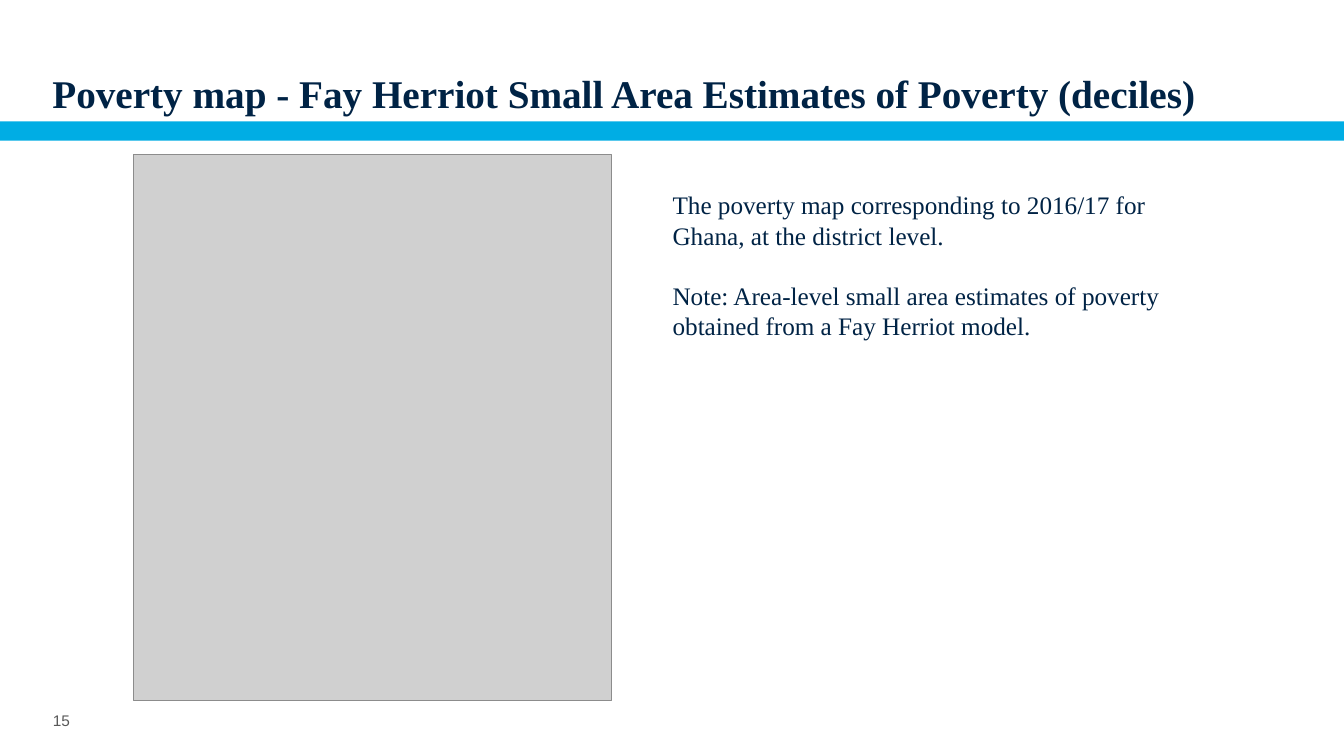
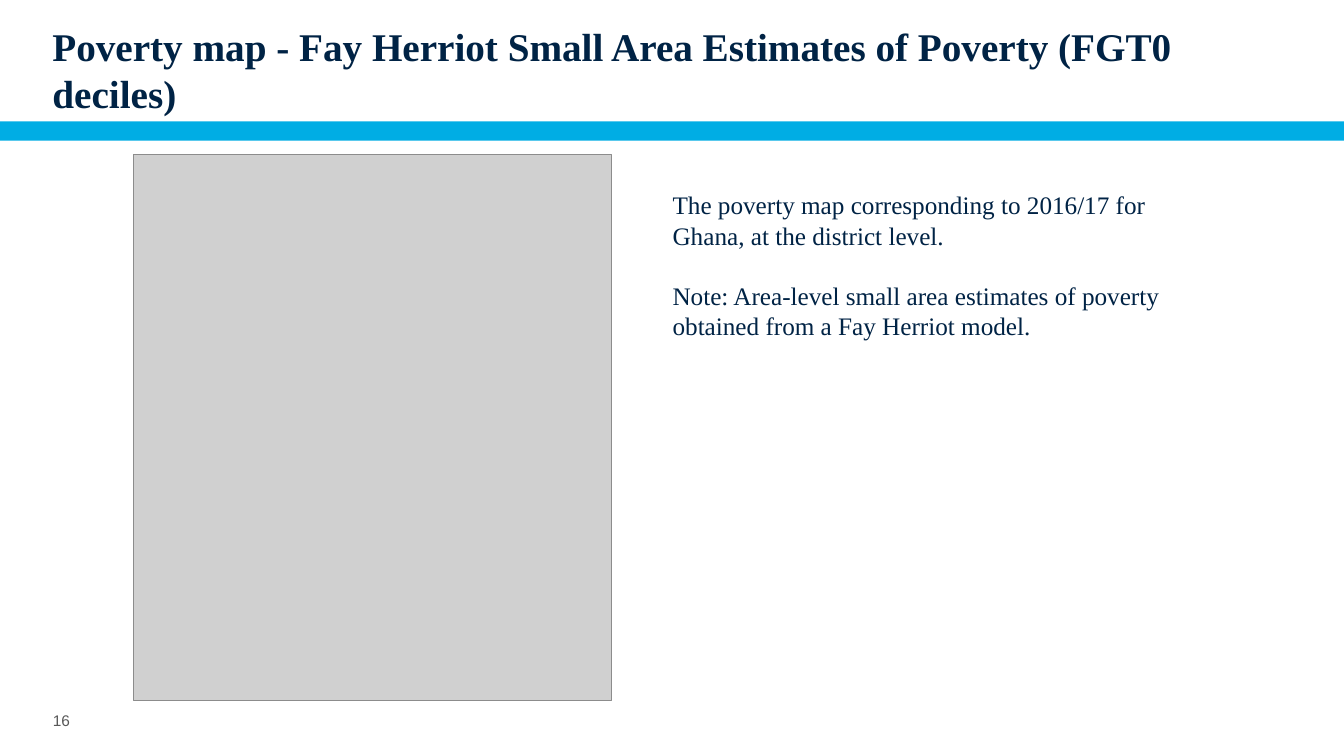
Before and after one commit to pcorralrodas/wb_sae_training, a slide deck: slide 16 of 03.Presentations/SAE_Areal_level.pptx (slide 15 before the commit). Drawn at 1344x756 pixels with LibreOffice and Linux fonts; fonts in the diff are those of the drawing; grey boxes stand for pictures; background and template pictures are left out. Boxes give left, top, right and bottom in pixels: in the first picture for what was removed or moved away, otherwise in the second. Text is boxed around its words. In the diff, an @@ line names an element or a change of style, - is before the commit and + after.

```diff
--- a/03.Presentations/SAE_Areal_level.pptx
+++ b/03.Presentations/SAE_Areal_level.pptx
@@ title at [52, 33, 1171, 116]: text changed @@
-Poverty map - Fay Herriot Small Area Estimates of Poverty (deciles)
+Poverty map - Fay Herriot Small Area Estimates of Poverty (FGT0 deciles)
@@ page number at [53, 715, 70, 726]: text changed @@
-15
+16
```
Also in this commit, not shown: 7 other slides changed, 1 slide added, 2 slides removed, 3 other files.
